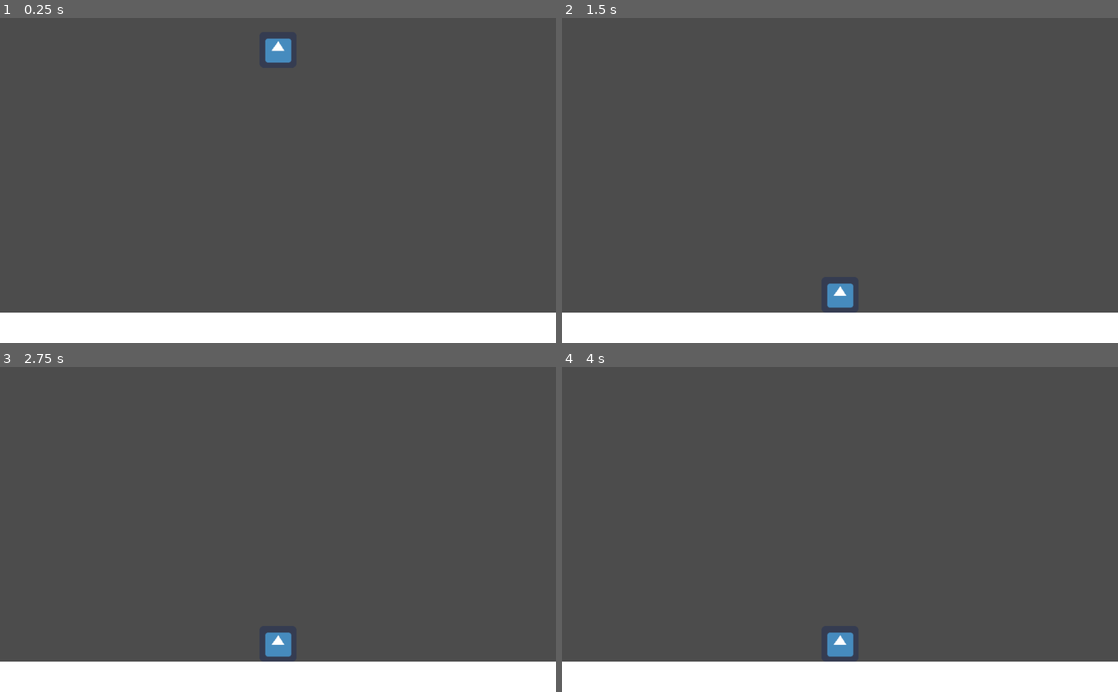
Above: before the commit, frames 1-4 (two rows, left to right).
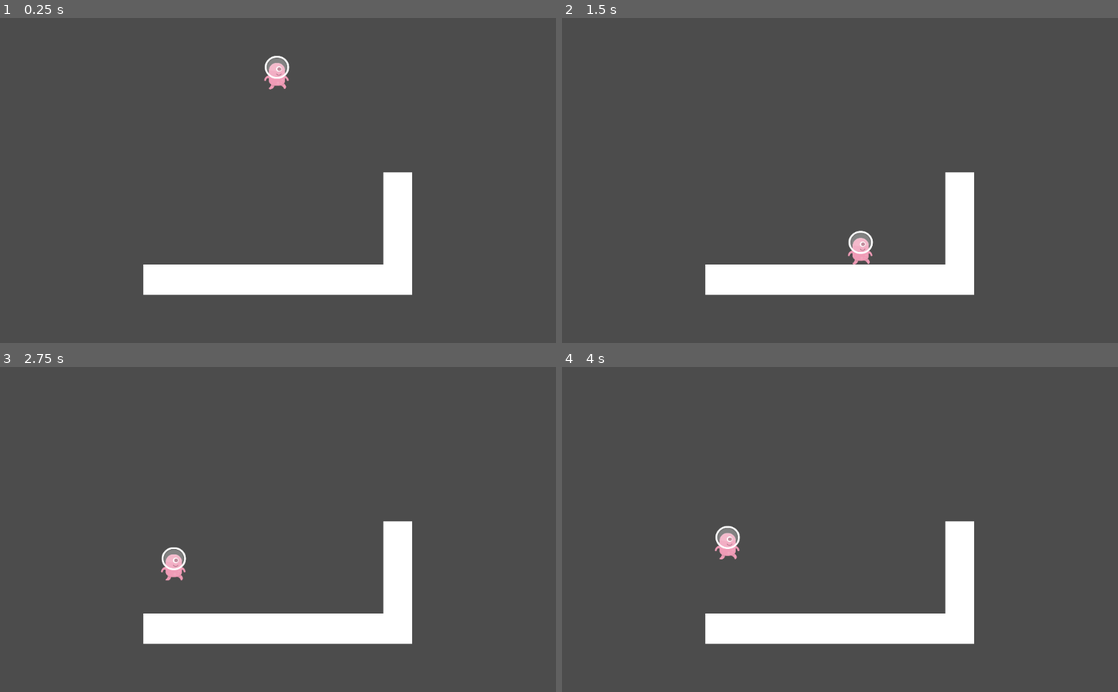
Above: after the commit, the same moments.

Repository: Mikipk14/Primer_Joc2002
Game: Godot game, scene res://Escenes/Persdonatges/Pantalla cossos.tscn
The game is run twice, just before and just after one commit, with the same random seed, the same clock (stepped at 60 frames per second) and the same inputs. This scene is started directly instead of the project's main scene. The engine's default icon, where the game draws it, is replaced by a stand-in: a white triangle on a blue panel in a dark square.
Inputs:
- Up to frame 1 (0.25 s): no input
- Up to frame 2 (1.5 s): hold W (A dalt) 0.53-1.28 s; tap D (Dreta) at 0.8, 1.35 s; tap Enter at 1.25 s
- Up to frame 3 (2.75 s): tap A (Esquerra) at 1.55 s; tap Space at 2 s; hold A (Esquerra) from 2.03 s (still down); tap W (A dalt) at 2.3 s
- Up to frame 4 (4 s): release A (Esquerra) at 2.78 s; tap S (A baix) at 2.85 s; tap D (Dreta) at 3.05 s; tap Enter at 3.5 s; hold W (A dalt) from 3.53 s (still down); tap A (Esquerra) at 3.8 s

The runs differ from the first frame. In frame 1, 16% of the frame differs, in the area x 0-100%, y 6-100%; in frame 2, 16%; in frame 3, 16%; in frame 4, 16%.

Commit message:
Implementació de moviments dins de la força de la gravetat. principi de sprite animació

Diff:
--- a/Escenes/Cossos/KinematicBody2D.gd
+++ b/Escenes/Cossos/KinematicBody2D.gd
@@ -1,10 +1,19 @@
 extends KinematicBody2D
-var velocitat_i = 200
+var velocitat_i = 300
 var velocitat = Vector2.ZERO
 
 var A_baix = Vector2.DOWN
 var Gravetat = Vector2.DOWN * 980
 
 func _physics_process(delta):
-	move_and_slide(velocitat)
 	velocitat += Gravetat *delta
+	velocitat.x = 0
+
+	if Input.is_action_pressed("Dreta"):
+		velocitat += Vector2.RIGHT * velocitat_i
+	if Input.is_action_pressed("Esquerra"):
+		velocitat += Vector2.LEFT * velocitat_i
+	if Input.is_action_just_pressed("A dalt") and is_on_floor():
+		velocitat += Vector2.UP * velocitat_i*1.5
+
+	velocitat = move_and_slide(velocitat, Vector2.UP)
--- a/Escenes/Cossos/KinematicBody2D.tscn
+++ b/Escenes/Cossos/KinematicBody2D.tscn
@@ -1,17 +1,17 @@
 [gd_scene load_steps=3 format=2]
 
-[ext_resource path="res://Imatges/icon.png" type="Texture" id=1]
+[ext_resource path="res://Pink/alienPink_walk1.png" type="Texture" id=1]
 
 [sub_resource type="RectangleShape2D" id=1]
-extents = Vector2( 33.5, 32.5 )
+extents = Vector2( 23.5, 32 )
 
 [node name="KinematicBody2D" type="KinematicBody2D"]
 
 [node name="CollisionShape2D" type="CollisionShape2D" parent="."]
-position = Vector2( -0.5, -0.5 )
+position = Vector2( -0.5, 1 )
 shape = SubResource( 1 )
 
 [node name="Sprite" type="Sprite" parent="."]
-position = Vector2( 1.96695e-06, -0.999998 )
-scale = Vector2( 1.0625, 1.03125 )
+position = Vector2( -0.5, -19 )
+scale = Vector2( 0.429688, 0.40625 )
 texture = ExtResource( 1 )
--- a/Escenes/Persdonatges/Pantalla cossos.tscn
+++ b/Escenes/Persdonatges/Pantalla cossos.tscn
@@ -1,13 +1,31 @@
-[gd_scene load_steps=4 format=2]
+[gd_scene load_steps=5 format=2]
 
 [ext_resource path="res://Escenes/Cossos/KinematicBody2D.tscn" type="PackedScene" id=1]
 [ext_resource path="res://Terra.tscn" type="PackedScene" id=2]
 [ext_resource path="res://Escenes/Cossos/KinematicBody2D.gd" type="Script" id=3]
 
+[sub_resource type="RectangleShape2D" id=1]
+extents = Vector2( 26.5, 84.5 )
+
 [node name="Node2D" type="Node2D"]
 
 [node name="KinematicBody2D" parent="." instance=ExtResource( 1 )]
-position = Vector2( 512, 31 )
+position = Vector2( 510, 66 )
 script = ExtResource( 3 )
 
 [node name="StaticBody2D" parent="." instance=ExtResource( 2 )]
+
+[node name="StaticBody2D2" type="StaticBody2D" parent="."]
+
+[node name="CollisionShape2D" type="CollisionShape2D" parent="StaticBody2D2"]
+position = Vector2( 732.5, 369.5 )
+shape = SubResource( 1 )
+
+[node name="ColorRect" type="ColorRect" parent="StaticBody2D2"]
+margin_left = 706.0
+margin_top = 285.0
+margin_right = 759.0
+margin_bottom = 455.0
+
+[connection signal="input_event" from="KinematicBody2D" to="KinematicBody2D" method="_on_KinematicBody2D_input_event"]
+[connection signal="tree_entered" from="KinematicBody2D" to="KinematicBody2D" method="_on_KinematicBody2D_tree_entered"]
--- a/Escenes/Persdonatges/ZONA.tscn
+++ b/Escenes/Persdonatges/ZONA.tscn
@@ -6,11 +6,11 @@
 [node name="ZONA" type="Area2D"]
 
 [node name="ColorRect" type="ColorRect" parent="."]
-margin_left = 57.0
-margin_top = 94.0
-margin_right = 97.0
-margin_bottom = 477.0
+margin_left = 796.0
+margin_top = 105.0
+margin_right = 836.0
+margin_bottom = 488.0
 
 [node name="CollisionShape2D" type="CollisionShape2D" parent="."]
-position = Vector2( 77, 285.25 )
+position = Vector2( 816, 297 )
 shape = SubResource( 1 )
--- a/Terra.tscn
+++ b/Terra.tscn
@@ -1,15 +1,16 @@
 [gd_scene load_steps=2 format=2]
 
 [sub_resource type="RectangleShape2D" id=1]
-extents = Vector2( 511.875, 28 )
+extents = Vector2( 247.5, 28 )
 
 [node name="StaticBody2D" type="StaticBody2D"]
 
 [node name="CollisionShape2D" type="CollisionShape2D" parent="."]
-position = Vector2( 511.875, 572 )
+position = Vector2( 511.5, 483 )
 shape = SubResource( 1 )
 
 [node name="ColorRect" type="ColorRect" parent="."]
-margin_top = 544.0
-margin_right = 1024.0
-margin_bottom = 600.0
+margin_left = 264.0
+margin_top = 455.0
+margin_right = 759.0
+margin_bottom = 511.0
--- a/project.godot
+++ b/project.godot
@@ -32,6 +32,7 @@
 "deadzone": 0.5,
 "events": [ Object(InputEventKey,"resource_local_to_scene":false,"resource_name":"","device":0,"alt":false,"shift":false,"control":false,"meta":false,"command":false,"pressed":false,"scancode":87,"physical_scancode":0,"unicode":0,"echo":false,"script":null)
 , Object(InputEventKey,"resource_local_to_scene":false,"resource_name":"","device":0,"alt":false,"shift":false,"control":false,"meta":false,"command":false,"pressed":false,"scancode":16777232,"physical_scancode":0,"unicode":0,"echo":false,"script":null)
+, Object(InputEventKey,"resource_local_to_scene":false,"resource_name":"","device":0,"alt":false,"shift":false,"control":false,"meta":false,"command":false,"pressed":false,"scancode":32,"physical_scancode":0,"unicode":0,"echo":false,"script":null)
  ]
 }
 "A baix"={
Binary file added: Pink/alienPink_climb1.png
Not shown, added: Pink/alienPink_climb1.png.import
Binary file added: Pink/alienPink_climb2.png
Not shown, added: Pink/alienPink_climb2.png.import
Binary file added: Pink/alienPink_duck.png
Not shown, added: Pink/alienPink_duck.png.import
Binary file added: Pink/alienPink_front.png
Not shown, added: Pink/alienPink_front.png.import
Binary file added: Pink/alienPink_hit.png
Not shown, added: Pink/alienPink_hit.png.import
Binary file added: Pink/alienPink_jump.png
Not shown, added: Pink/alienPink_jump.png.import
(and 10 more such lines)
